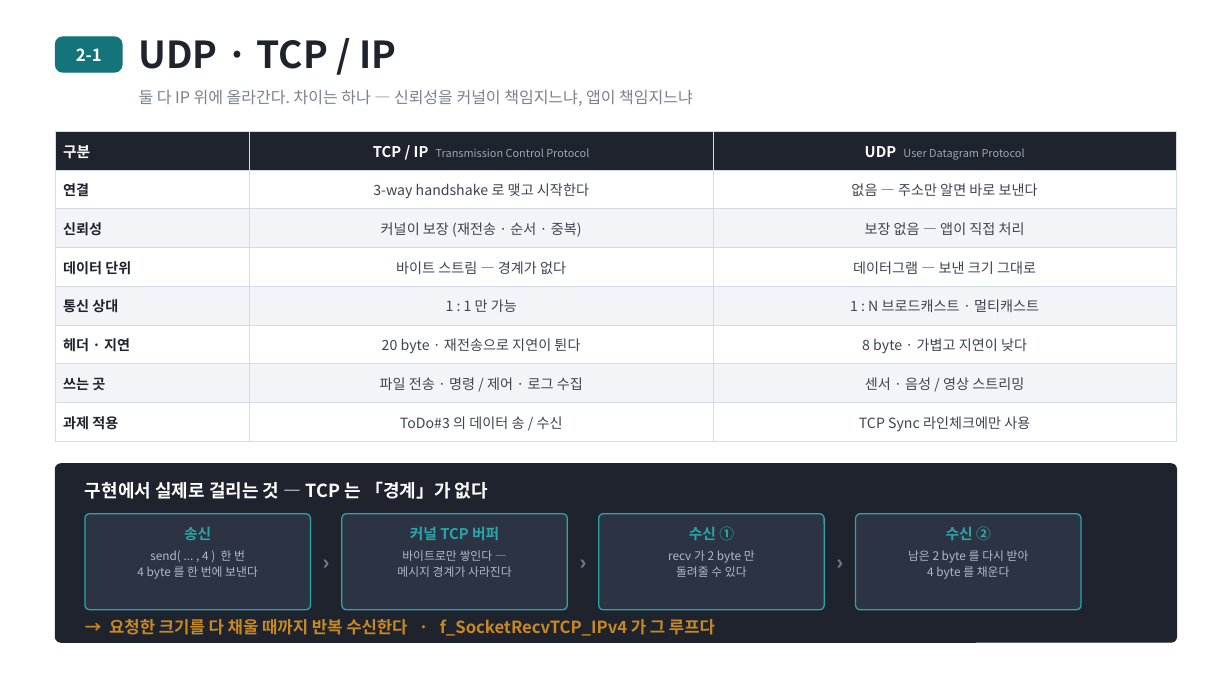
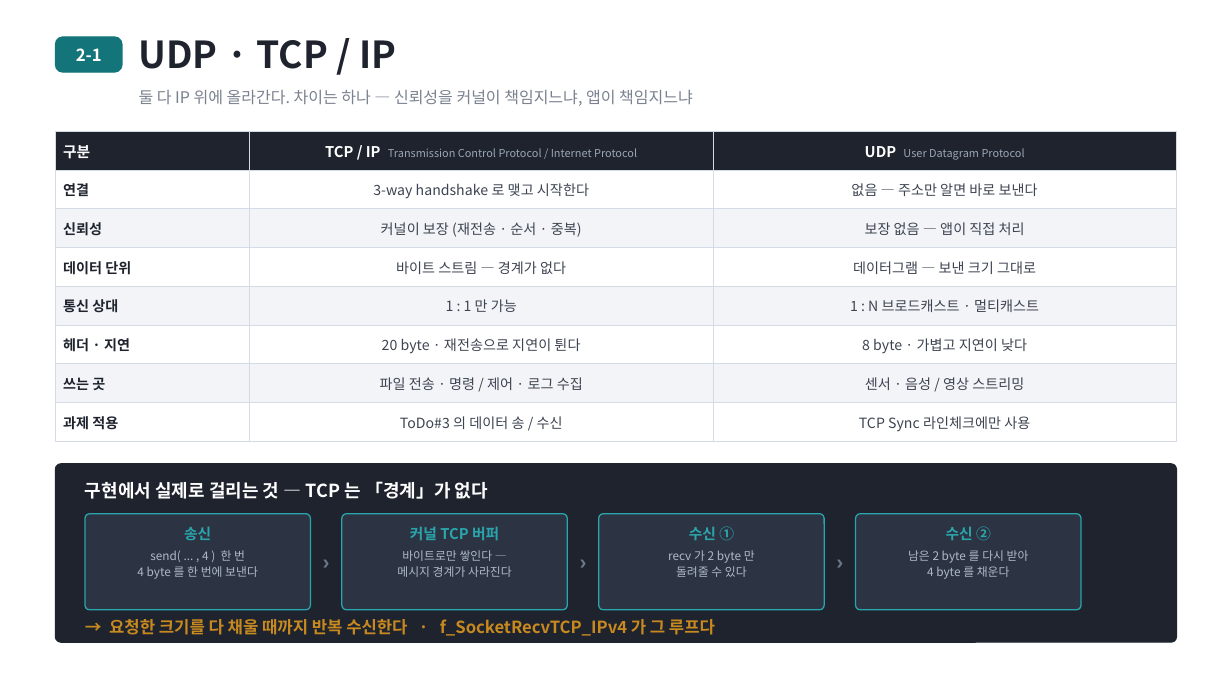
Before and after one commit to harley-hwan/IpcProc, a slide deck: slide 7 of ref/발표자료/IPC_발표자료.pptx. Drawn at 1232x693 pixels with LibreOffice and Linux fonts; fonts in the diff are those of the drawing. Boxes give left, top, right and bottom in pixels: in the first picture for what was removed or moved away, otherwise in the second. Text is boxed around its words. In the diff, an @@ line names an element or a change of style, - is before the commit and + after.

Commit message:
발표자료 영어 약어에 원문 병기
- 뮤텍스 제목에 Mutex (MUTual EXclusion) 표기, 부제 중복 제거
- PID · PC · SP · FIFO · API · POSIX · CPU · DLL · MFC · UI · CRT 원문 괄호 추가
- 2-1 비교표 헤더에 IP 원문(Internet Protocol) 추가
- 약어가 처음 나오거나 개념을 설명하는 슬라이드 한 곳에만 표기
- 발표자료 PDF, 대본합본 PDF(4·7·8·12·13·15·16 쪽) 재출력

```diff
--- a/ref/발표자료/IPC_발표자료.pptx
+++ b/ref/발표자료/IPC_발표자료.pptx
@@ table at (x1=55, y1=131, x2=1177, y2=436) @@
-row 1, column 2: TCP / IP Transmission Control Protocol
+row 1, column 2: TCP / IP Transmission Control Protocol / Internet Protocol
```
Also in this commit, not shown: 6 other slides changed, 2 other files.
